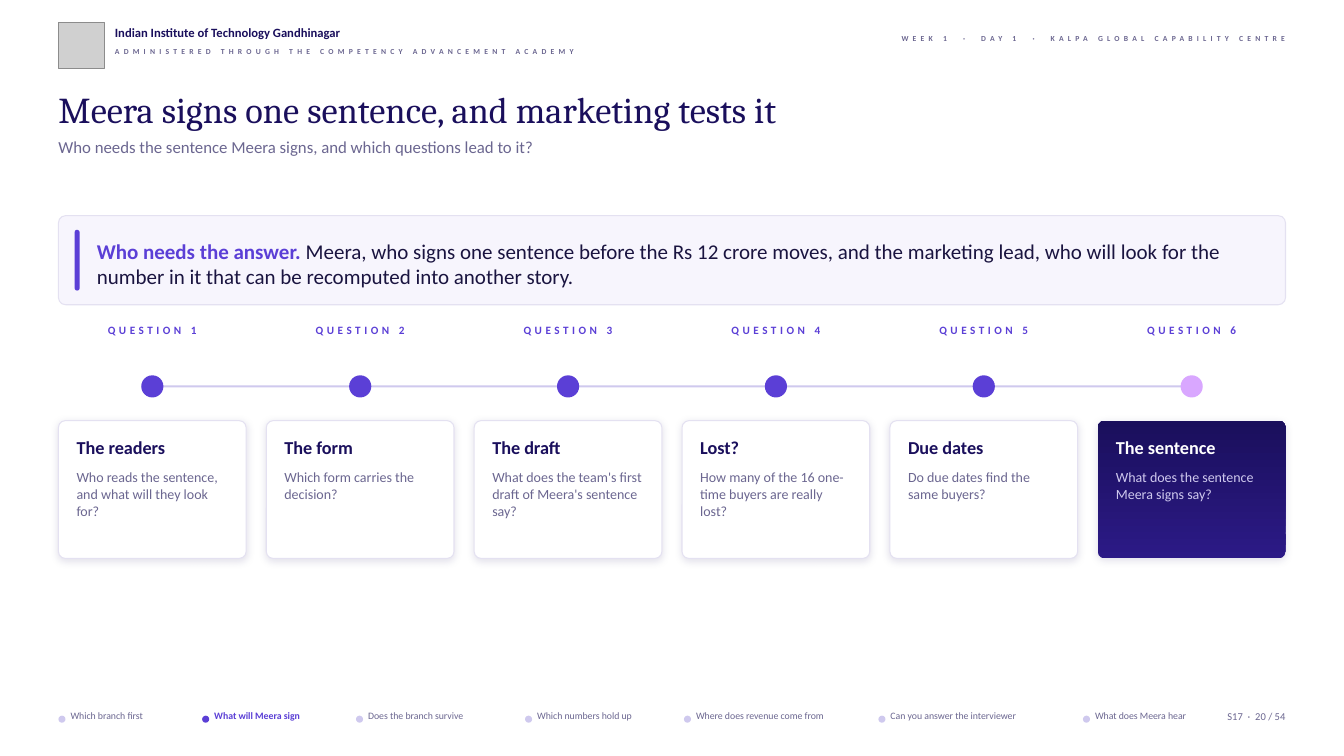
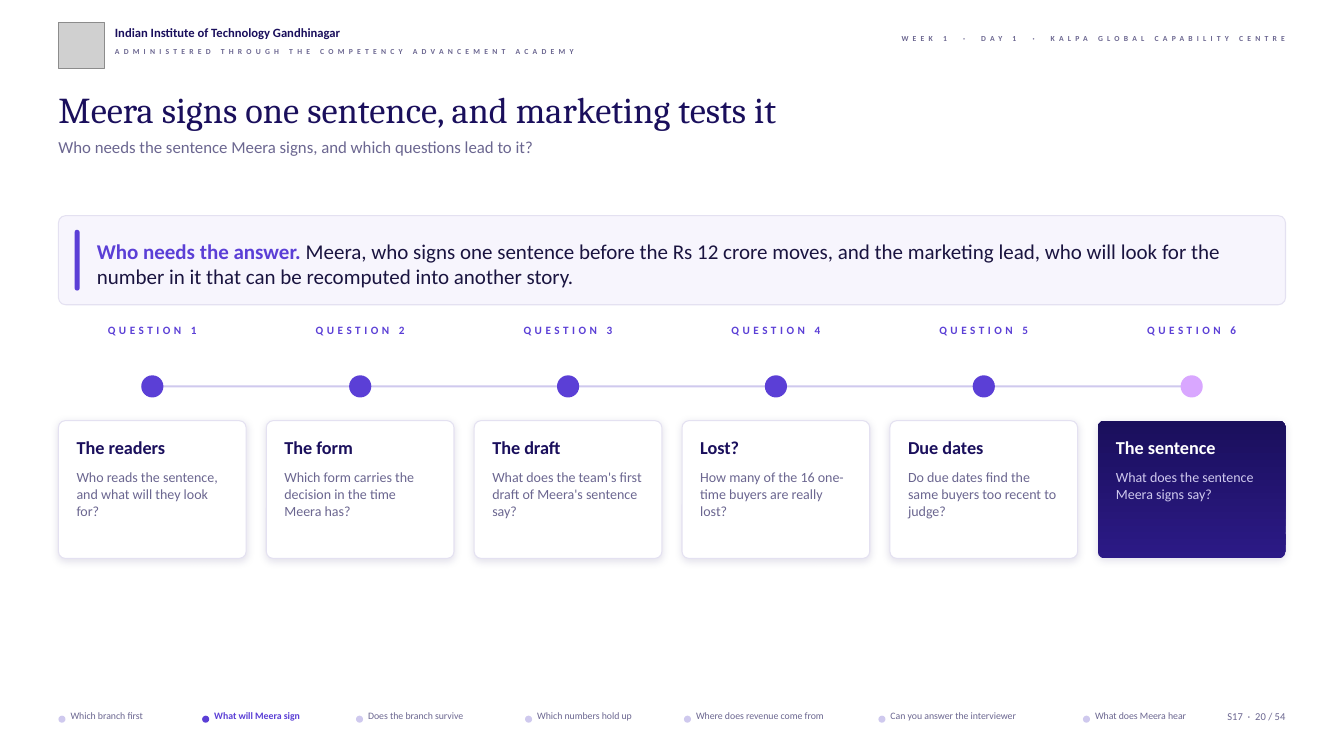
Before and after one commit to fde-academy-lab/c2-content-factory, a slide deck: slide 20 of content/W01/D1/slides/C2_W01_D01_half2_STUDENT.pptx. Drawn at 1344x756 pixels with LibreOffice and Linux fonts; fonts in the diff are those of the drawing; grey boxes stand for pictures; background and template pictures are left out. Boxes give left, top, right and bottom in pixels: in the first picture for what was removed or moved away, otherwise in the second. Text is boxed around its words. In the diff, an @@ line names an element or a change of style, - is before the commit and + after.

```diff
--- a/content/W01/D1/slides/C2_W01_D01_half2_STUDENT.pptx
+++ b/content/W01/D1/slides/C2_W01_D01_half2_STUDENT.pptx
@@ text at [284, 472, 414, 516]: text changed @@
-Which form carries the decision?
+Which form carries the decision in the time Meera has?
@@ text at [908, 472, 1056, 519]: text changed @@
-Do due dates find the same buyers?
+Do due dates find the same buyers too recent to judge?
```
Also in this commit, not shown: 1 other slide changed, 10 other files.
